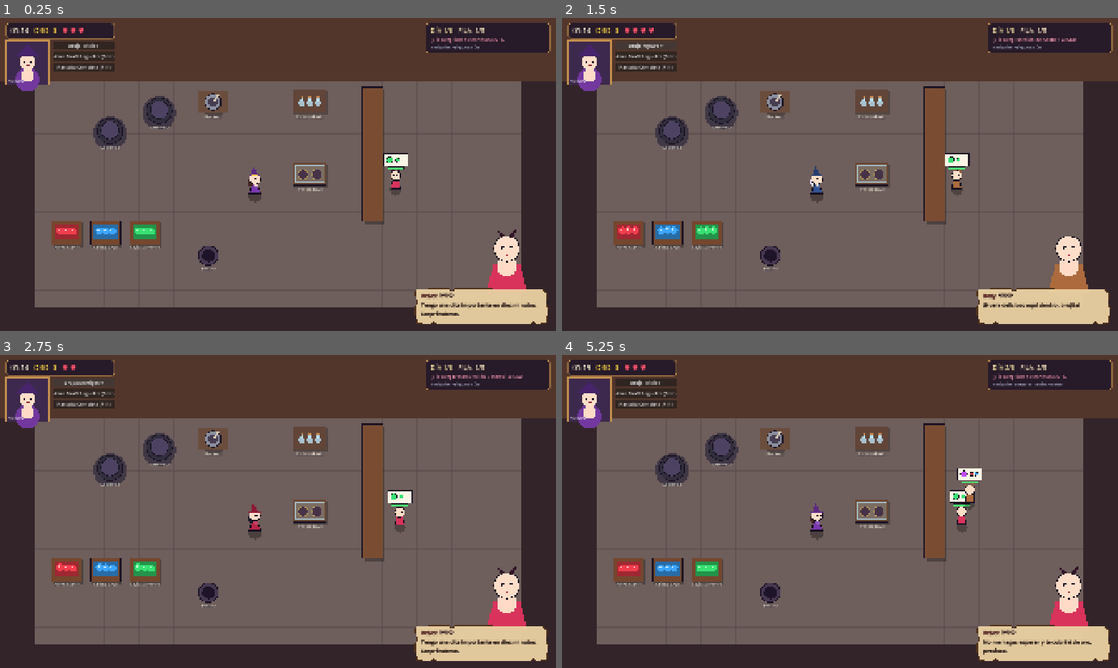
Above: before the commit, frames 1-4 (two rows, left to right).
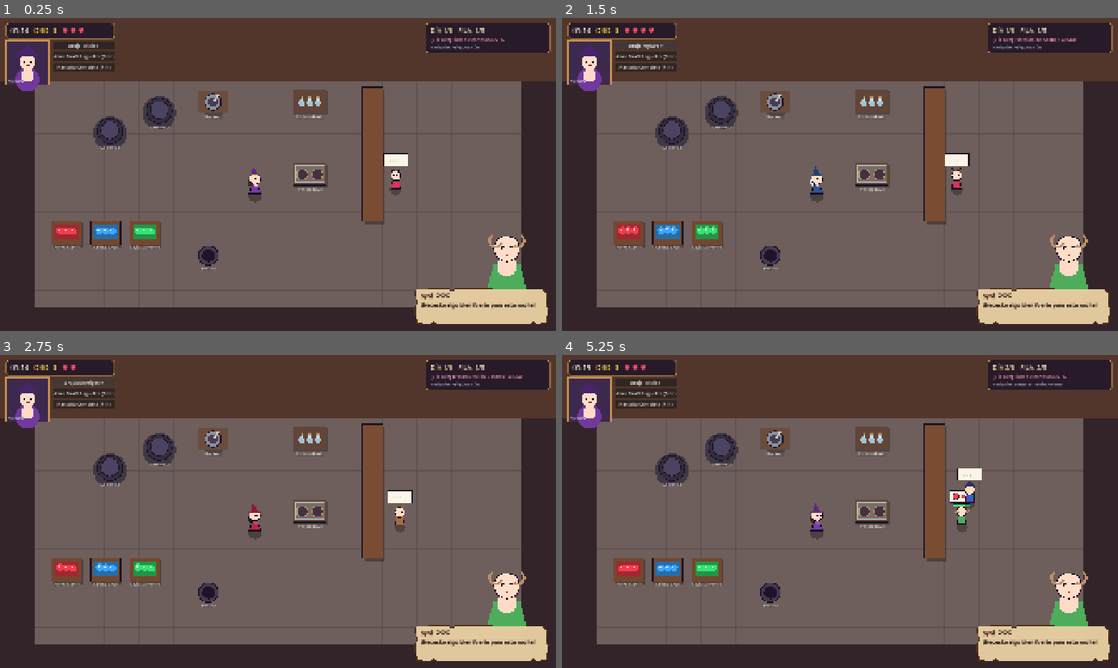
Above: after the commit, the same moments.

Repository: mindcore54/trixie
Game: Godot game, scene res://scenes/main/Main.tscn
Two runs of this game, one before a commit and one after it. Both use one fixed random seed, a clock stepped at 60 frames per second and the inputs below.
Inputs:
- Up to frame 1 (0.25 s): no input
- Up to frame 2 (1.5 s): click "Bruja: Trixie ▾" at 0.5 s; click "Bruja: Lyra ▾" at 1.25 s
- Up to frame 3 (2.75 s): click "Bruja: Nyxara ▾" at 2 s
- Up to frame 4 (5.25 s): click "Bruja: Morrigan ▾" at 2.75 s; click "Abrir Draft Roguelite (Test)" at 3.5 s; click "Pantalla Completa (F11)" at 4.25 s; click "ELEGIR MEJORA" at 5 s

The runs differ from the first frame. In frame 1, 0.9% of the frame differs, in the area x 53-97%, y 44-96%; in frame 2, 0.8%; in frame 3, 0.9%; in frame 4, 0.9%, in the area x 53-97%, y 36-96%.

Commit message:
feat: per-slot Vitrina click interaction and pre-reveal locked customer order decision

Diff:
--- a/scripts/core/CustomerEntity.gd
+++ b/scripts/core/CustomerEntity.gd
@@ -3,6 +3,7 @@
 ## 2.5D semi-chibi customer standing at the service counter queue with order speech bubble & patience.
 
 signal customer_clicked(customer: CustomerEntity)
+signal order_decision_ready(customer: CustomerEntity)
 
 var archetype: CustomerArchetypeData
 var requested_recipe: PotionRecipeData
@@ -14,11 +15,12 @@
 var hovered: bool = false
 var is_served: bool = false
 var tempted_by_display: bool = false
+var order_revealed: bool = false
 
 var _bob_time: float = 0.0
 var _target_pos: Vector2 = Vector2.ZERO
 var _warned_impatient: bool = false
-var _display_check_timer: float = 1.6
+var _decide_timer: float = 0.85
 
 
 func _ready() -> void:
@@ -47,6 +49,8 @@
 	_target_pos = slot_world_pos
 	patience_max = data.base_patience_sec * patience_mult
 	patience_remaining = patience_max
+	order_revealed = false
+	_decide_timer = 0.85
 	position = slot_world_pos + Vector2(180.0, 0.0)
 	var tw: Tween = create_tween()
 	tw.tween_property(self, "position", _target_pos, 0.35).set_ease(Tween.EASE_OUT).set_trans(Tween.TRANS_BACK)
@@ -70,20 +74,11 @@
 	queue_redraw()
 
 
-func tempt_with_recipe(new_recipe: PotionRecipeData) -> void:
+func set_tempted_order(new_recipe: PotionRecipeData) -> void:
 	if new_recipe == null or is_served:
 		return
 	requested_recipe = new_recipe
 	tempted_by_display = true
-	boost_patience(5.0)
-	if archetype != null and not archetype.display_tempted_lines.is_empty():
-		var line: String = archetype.display_tempted_lines[randi() % archetype.display_tempted_lines.size()]
-		EventBus.customer_dialogue_requested.emit(
-			archetype.customer_id,
-			archetype.portrait_happy if archetype.portrait_happy else archetype.portrait_normal,
-			line,
-			false
-		)
 	queue_redraw()
 
 
@@ -104,8 +99,13 @@
 	if EventBus.timers_paused:
 		queue_redraw()
 		return
-	if _display_check_timer > 0.0:
-		_display_check_timer -= delta
+	if not order_revealed:
+		_decide_timer -= delta
+		if _decide_timer <= 0.0:
+			order_revealed = true
+			order_decision_ready.emit(self)
+		queue_redraw()
+		return
 	if patience_frozen_timer > 0.0:
 		patience_frozen_timer -= delta
 	else:
@@ -179,11 +179,14 @@
 	draw_circle(Vector2(-6, -18 + bob), 2.3, Color(0.12, 0.08, 0.14))
 	draw_circle(Vector2(6, -18 + bob), 2.3, Color(0.12, 0.08, 0.14))
 
-	# Order speech bubble above head (especially clear for first 4 slots)
-	if requested_recipe != null and not is_served:
+	# Order speech bubble above head (only shown once she decides after peeking at vitrina)
+	if not is_served:
 		var bub_pos: Vector2 = Vector2(-42, -92 + bob * 0.5)
 		draw_rect(Rect2(bub_pos, Vector2(84, 42)), Color(0.98, 0.96, 0.90))
 		draw_rect(Rect2(bub_pos, Vector2(84, 42)), Color(0.12, 0.09, 0.14), false, 2.5)
+		if not order_revealed or requested_recipe == null:
+			draw_string(ThemeDB.fallback_font, bub_pos + Vector2(20, 27), ". . .", HORIZONTAL_ALIGNMENT_LEFT, -1, 20, Color(0.35, 0.25, 0.20))
+			return
 		# Flask color + raw ingredient dots needed (1 or 2 via mortar)
 		draw_circle(bub_pos + Vector2(22, 21), 11.0, requested_recipe.potion_color)
 		draw_circle(bub_pos + Vector2(22, 21), 11.0, Color(0.1, 0.08, 0.12), false, 2.0)
--- a/scripts/core/KitchenStation.gd
+++ b/scripts/core/KitchenStation.gd
@@ -31,8 +31,10 @@
 @export var accent_color: Color = Color(0.85, 0.32, 0.45)
 
 var hovered: bool = false
+var hovered_slot: int = -1
+var last_clicked_slot: int = 0
 var held_ingredients: Array[StringName] = []
-var stored_potions: Array[String] = []
+var display_slots: Array[String] = ["", ""]
 var cauldron_state: CauldronState = CauldronState.IDLE
 var active_recipe: PotionRecipeData = null
 var brew_elapsed: float = 0.0
@@ -64,6 +66,7 @@
 	)
 	mouse_exited.connect(func() -> void:
 		hovered = false
+		hovered_slot = -1
 		queue_redraw()
 	)
 
@@ -78,12 +81,19 @@
 	if event is InputEventMouseButton:
 		var mb: InputEventMouseButton = event as InputEventMouseButton
 		if mb.button_index == MOUSE_BUTTON_LEFT and mb.pressed:
+			if station_type == StationType.DISPLAY_STAND:
+				last_clicked_slot = 0 if get_local_mouse_position().x < 0.0 else 1
 			get_viewport().set_input_as_handled()
 			station_clicked.emit(self)
 
 
 func _process(delta: float) -> void:
 	_pulse_time += delta
+	if station_type == StationType.DISPLAY_STAND and hovered:
+		var new_slot: int = 0 if get_local_mouse_position().x < 0.0 else 1
+		if new_slot != hovered_slot:
+			hovered_slot = new_slot
+			queue_redraw()
 	if station_type != StationType.CAULDRON:
 		return
 	if EventBus.timers_paused:
@@ -315,62 +325,77 @@
 	_draw_station_caption(display_label, Vector2(0, 56))
 
 
-func can_store_potion() -> bool:
-	return station_type == StationType.DISPLAY_STAND and stored_potions.size() < MAX_DISPLAY_SLOTS
-
-
-func store_potion(bot_item: String) -> bool:
-	if not can_store_potion() or not bot_item.begins_with("bot:"):
-		return false
-	stored_potions.append(bot_item)
+func is_slot_occupied(slot_idx: int) -> bool:
+	if station_type != StationType.DISPLAY_STAND or slot_idx < 0 or slot_idx >= MAX_DISPLAY_SLOTS:
+		return false
+	return display_slots[slot_idx] != ""
+
+
+func store_potion_in_slot(slot_idx: int, bot_item: String) -> bool:
+	if station_type != StationType.DISPLAY_STAND or slot_idx < 0 or slot_idx >= MAX_DISPLAY_SLOTS:
+		return false
+	if display_slots[slot_idx] != "" or not bot_item.begins_with("bot:"):
+		return false
+	display_slots[slot_idx] = bot_item
 	queue_redraw()
 	return true
 
 
+func take_potion_from_slot(slot_idx: int) -> String:
+	if station_type != StationType.DISPLAY_STAND or slot_idx < 0 or slot_idx >= MAX_DISPLAY_SLOTS:
+		return ""
+	var item: String = display_slots[slot_idx]
+	if item != "":
+		display_slots[slot_idx] = ""
+		queue_redraw()
+	return item
+
+
+func get_occupied_slot_count() -> int:
+	var count: int = 0
+	for s: String in display_slots:
+		if s != "":
+			count += 1
+	return count
+
+
+func clear_display_slots() -> void:
+	display_slots = ["", ""]
+	queue_redraw()
+
+
 func get_displayed_recipe_ids() -> Array[StringName]:
 	var ids: Array[StringName] = []
-	for item: String in stored_potions:
+	for item: String in display_slots:
+		if item == "":
+			continue
 		var parts: PackedStringArray = item.split(":")
 		if parts.size() >= 2:
 			ids.append(StringName(parts[1]))
 	return ids
 
 
-func take_displayed_potion_for(wanted_recipes: Array[StringName]) -> String:
-	if stored_potions.is_empty():
-		return ""
-	for w: StringName in wanted_recipes:
-		for i: int in range(stored_potions.size()):
-			var parts: PackedStringArray = stored_potions[i].split(":")
-			if parts.size() >= 2 and StringName(parts[1]) == w:
-				var picked: String = stored_potions[i]
-				stored_potions.remove_at(i)
-				queue_redraw()
-				return picked
-	var fallback: String = stored_potions.pop_back()
-	queue_redraw()
-	return fallback
-
-
 func _draw_display_stand(outline_col: Color, outline_w: float) -> void:
 	draw_rect(Rect2(-56, -36, 120, 82), Color(0, 0, 0, 0.25))
 	draw_rect(Rect2(-58, -40, 116, 78), Color(0.42, 0.28, 0.20))
-	draw_rect(Rect2(-58, -40, 116, 78), outline_col, false, outline_w)
+	draw_rect(Rect2(-58, -40, 116, 78), Color(0.11, 0.08, 0.14) if hovered else outline_col, false, 3.0 if hovered else outline_w)
 	# Glass showcase top
 	draw_rect(Rect2(-50, -32, 100, 58), Color(0.68, 0.88, 0.96, 0.25))
 	draw_rect(Rect2(-50, -32, 100, 58), Color(0.75, 0.92, 1.0, 0.6), false, 1.5)
 	for i: int in range(MAX_DISPLAY_SLOTS):
-		var sx: float = -24.0 + float(i) * 48.0
-		draw_circle(Vector2(sx, 0), 17.0, Color(0.24, 0.16, 0.26, 0.85))
-		draw_circle(Vector2(sx, 0), 17.0, Color(0.86, 0.72, 0.36, 0.7), false, 2.0)
-		if i < stored_potions.size():
-			var parts: PackedStringArray = stored_potions[i].split(":")
+		var sx: float = -26.0 + float(i) * 52.0
+		var is_slot_hovered: bool = hovered and hovered_slot == i
+		var ped_border: Color = Color(1.0, 0.94, 0.45) if is_slot_hovered else Color(0.86, 0.72, 0.36, 0.75)
+		draw_circle(Vector2(sx, 0), 19.0, Color(0.24, 0.16, 0.26, 0.9))
+		draw_circle(Vector2(sx, 0), 19.0, ped_border, false, 3.5 if is_slot_hovered else 2.0)
+		if display_slots[i] != "":
+			var parts: PackedStringArray = display_slots[i].split(":")
 			var rec_id: String = parts[1] if parts.size() > 1 else ""
 			var flask_col: Color = WitchController._recipe_color_hint(rec_id)
-			draw_circle(Vector2(sx, 2), 12.0, flask_col)
-			draw_circle(Vector2(sx, 2), 12.0, Color(0.95, 0.98, 1.0), false, 2.5)
-			draw_rect(Rect2(sx - 4, -15, 8, 6), Color(0.76, 0.52, 0.30))
-	_draw_station_caption("%s (%d/2)" % [display_label, stored_potions.size()], Vector2(0, 56))
+			draw_circle(Vector2(sx, 2), 13.0, flask_col)
+			draw_circle(Vector2(sx, 2), 13.0, Color(0.95, 0.98, 1.0), false, 2.5)
+			draw_rect(Rect2(sx - 4, -16, 8, 6), Color(0.76, 0.52, 0.30))
+	_draw_station_caption("%s (%d/2)" % [display_label, get_occupied_slot_count()], Vector2(0, 56))
 
 
 func _draw_trash(outline_col: Color, outline_w: float) -> void:
--- a/scripts/core/MainGame.gd
+++ b/scripts/core/MainGame.gd
@@ -144,29 +144,41 @@
 		c1.take_ready_potion()
 	var upgrade_ready_ok: bool = raw_blocked_ok
 
-	# Verify Display Stand (2 slots) + customer temptation switch + manual delivery
-	if active_customers.is_empty():
+	# Verify Display Stand per-slot pick/place (2 different potions) + customer pre-reveal decision
+	var display_st: KitchenStation = _find_station(&"display_stand")
+	var display_ok: bool = false
+	if display_st != null:
+		display_st.store_potion_in_slot(0, "bot:elixir_ignis:0:0")
+		display_st.store_potion_in_slot(1, "bot:bruma_lunar:0:0")
+		witch.held_items.clear()
+		witch._interact_with_display_stand(display_st, 0)
+		witch._interact_with_display_stand(display_st, 1)
+		var picked_both_ok: bool = witch.held_items.size() == 2 and witch.held_items[0] == "bot:elixir_ignis:0:0" and witch.held_items[1] == "bot:bruma_lunar:0:0" and display_st.get_occupied_slot_count() == 0
+		witch._interact_with_display_stand(display_st, 1)
+		var placed_in_slot1_ok: bool = display_st.is_slot_occupied(1) and not display_st.is_slot_occupied(0) and witch.held_items.size() == 1
+		# Now spawn a fresh customer while bruma_lunar sits in Vitrina slot 1 and wait for her pre-reveal decision
+		for old_c: CustomerEntity in active_customers:
+			if is_instance_valid(old_c):
+				old_c.queue_free()
+		active_customers.clear()
 		_spawn_customer()
-	var display_st: KitchenStation = _find_station(&"display_stand")
-	var cust_before_tempt: CustomerEntity = active_customers[0] if not active_customers.is_empty() else null
-	var display_ok: bool = false
-	if display_st != null and cust_before_tempt != null:
-		var other_recipe: PotionRecipeData = null
-		for r: PotionRecipeData in recipes_catalog:
-			if r.recipe_id != cust_before_tempt.requested_recipe.recipe_id:
-				other_recipe = r
+		var new_cust: CustomerEntity = active_customers[0] if not active_customers.is_empty() else null
+		var hidden_initially: bool = new_cust != null and not new_cust.order_revealed
+		for _w: int in range(90):
+			await get_tree().process_frame
+			if new_cust != null and new_cust.order_revealed:
 				break
-		if other_recipe != null:
-			display_st.store_potion("bot:%s:0:0" % String(other_recipe.recipe_id))
-			cust_before_tempt._display_check_timer = 0.0
-			_check_display_temptations()
-			var switched: bool = cust_before_tempt.tempted_by_display and cust_before_tempt.requested_recipe.recipe_id == other_recipe.recipe_id
-			witch.held_items.clear()
-			witch._interact_with_display_stand(display_st)
-			var picked_back: bool = witch.held_items.size() == 1 and display_st.stored_potions.is_empty()
-			var gold_before_disp: int = gold
-			witch._try_deliver_to(cust_before_tempt)
-			display_ok = switched and picked_back and gold > gold_before_disp
+		var locked_onto_vitrina: bool = new_cust != null and new_cust.order_revealed and new_cust.tempted_by_display and new_cust.requested_recipe.recipe_id == &"bruma_lunar"
+		# Adding another potion afterwards must NOT change her locked order
+		display_st.store_potion_in_slot(0, "bot:savia_pura:0:0")
+		await get_tree().process_frame
+		var stayed_locked: bool = new_cust != null and new_cust.requested_recipe.recipe_id == &"bruma_lunar"
+		witch.held_items.clear()
+		witch._interact_with_display_stand(display_st, 1)
+		var gold_before_disp: int = gold
+		witch._try_deliver_to(new_cust)
+		display_ok = picked_both_ok and placed_in_slot1_ok and hidden_initially and locked_onto_vitrina and stayed_locked and gold > gold_before_disp
+		display_st.clear_display_slots()
 
 	# Verify timers pause while draft cards are open (animations keep ticking, timers do not)
 	cauldron.add_ingredient(&"red")
@@ -234,7 +246,7 @@
 		st.familiar_protected = false
 		st.has_mortar_bonus = false
 		st.held_ingredients.clear()
-		st.stored_potions.clear()
+		st.clear_display_slots()
 		st.active_recipe = null
 		st.cauldron_state = KitchenStation.CauldronState.IDLE
 		st.queue_redraw()
@@ -298,8 +310,7 @@
 		_spawn_customer()
 		spawn_timer = maxf(7.5, 16.5 - float(day_number - 1) * 1.3)
 
-	# Check customer patience expirations & display stand temptations
-	_check_display_temptations()
+	# Check customer patience expirations
 	var i: int = 0
 	while i < active_customers.size():
 		var cust: CustomerEntity = active_customers[i]
@@ -347,13 +358,47 @@
 	add_child(cust)
 	cust.setup(arch, recipe, slot_idx, _queue_slots[slot_idx])
 	cust.customer_clicked.connect(_on_customer_clicked)
+	cust.order_decision_ready.connect(_on_customer_order_decision_ready)
 	active_customers.append(cust)
 
-	EventBus.customer_arrived.emit(arch.customer_id, slot_idx, recipe.recipe_id)
-	if slot_idx == 0 and not arch.greeting_lines.is_empty():
-		var line: String = arch.greeting_lines[randi() % arch.greeting_lines.size()]
-		EventBus.customer_dialogue_requested.emit(arch.customer_id, arch.portrait_normal, line, false)
-		hud.set_customer_affinity(arch.customer_id, int(customer_affinity.get(arch.customer_id, 0)))
+
+func _on_customer_order_decision_ready(cust: CustomerEntity) -> void:
+	if not is_instance_valid(cust) or cust.is_served or cust.archetype == null:
+		return
+
+	var display_st: KitchenStation = _find_station(&"display_stand")
+	if display_st != null:
+		var available: Dictionary = {}
+		for rec_id: StringName in display_st.get_displayed_recipe_ids():
+			available[rec_id] = int(available.get(rec_id, 0)) + 1
+		for other: CustomerEntity in active_customers:
+			if other != cust and is_instance_valid(other) and not other.is_served and other.order_revealed and other.requested_recipe != null:
+				var r_id: StringName = other.requested_recipe.recipe_id
+				if int(available.get(r_id, 0)) > 0:
+					available[r_id] = int(available[r_id]) - 1
+		for rec_id: StringName in available.keys():
+			if int(available[rec_id]) > 0:
+				var disp_rec: PotionRecipeData = GameCatalog.find_recipe_by_id(rec_id, recipes_catalog)
+				if disp_rec != null:
+					cust.set_tempted_order(disp_rec)
+					_spawn_popup(cust.global_position + Vector2(-35, -108), "¡Quiere la de vitrina!", Color(1.0, 0.86, 0.30))
+					EventBus.customer_arrived.emit(cust.archetype.customer_id, cust.queue_slot, disp_rec.recipe_id)
+					if not cust.archetype.display_tempted_lines.is_empty():
+						var t_line: String = cust.archetype.display_tempted_lines[randi() % cust.archetype.display_tempted_lines.size()]
+						EventBus.customer_dialogue_requested.emit(
+							cust.archetype.customer_id,
+							cust.archetype.portrait_happy if cust.archetype.portrait_happy else cust.archetype.portrait_normal,
+							t_line,
+							false
+						)
+						hud.set_customer_affinity(cust.archetype.customer_id, int(customer_affinity.get(cust.archetype.customer_id, 0)))
+					return
+
+	EventBus.customer_arrived.emit(cust.archetype.customer_id, cust.queue_slot, cust.requested_recipe.recipe_id)
+	if cust.queue_slot == 0 and not cust.archetype.greeting_lines.is_empty():
+		var line: String = cust.archetype.greeting_lines[randi() % cust.archetype.greeting_lines.size()]
+		EventBus.customer_dialogue_requested.emit(cust.archetype.customer_id, cust.archetype.portrait_normal, line, false)
+		hud.set_customer_affinity(cust.archetype.customer_id, int(customer_affinity.get(cust.archetype.customer_id, 0)))
 
 
 func _on_customer_clicked(cust: CustomerEntity) -> void:
@@ -562,37 +607,9 @@
 func _get_wanted_recipes() -> Array[StringName]:
 	var list: Array[StringName] = []
 	for cust: CustomerEntity in active_customers:
-		if is_instance_valid(cust) and not cust.is_served and cust.requested_recipe != null:
+		if is_instance_valid(cust) and not cust.is_served and cust.order_revealed and cust.requested_recipe != null:
 			list.append(cust.requested_recipe.recipe_id)
 	return list
-
-
-func _check_display_temptations() -> void:
-	var display_st: KitchenStation = _find_station(&"display_stand")
-	if display_st == null or display_st.stored_potions.is_empty():
-		return
-
-	var available: Dictionary = {}
-	for rec_id: StringName in display_st.get_displayed_recipe_ids():
-		available[rec_id] = int(available.get(rec_id, 0)) + 1
-
-	for cust: CustomerEntity in active_customers:
-		if is_instance_valid(cust) and not cust.is_served and cust.requested_recipe != null:
-			var r_id: StringName = cust.requested_recipe.recipe_id
-			if int(available.get(r_id, 0)) > 0:
-				available[r_id] = int(available[r_id]) - 1
-
-	for cust: CustomerEntity in active_customers:
-		if not is_instance_valid(cust) or cust.is_served or cust.tempted_by_display or cust._display_check_timer > 0.0:
-			continue
-		for rec_id: StringName in available.keys():
-			if int(available[rec_id]) > 0:
-				var rec: PotionRecipeData = GameCatalog.find_recipe_by_id(rec_id, recipes_catalog)
-				if rec != null:
-					available[rec_id] = int(available[rec_id]) - 1
-					cust.tempt_with_recipe(rec)
-					_spawn_popup(cust.global_position + Vector2(-35, -108), "¡Antojo de vitrina!", Color(1.0, 0.86, 0.30))
-					break
 
 
 func _add_station(st_id: StringName, st_type: KitchenStation.StationType, ing: StringName, label_txt: String, pos: Vector2, c_idx: int, col: Color) -> void:
--- a/scripts/core/WitchController.gd
+++ b/scripts/core/WitchController.gd
@@ -108,6 +108,7 @@
 		"target": station,
 		"pos": dest,
 		"id": station.station_id,
+		"slot": station.last_clicked_slot,
 	})
 
 
@@ -299,7 +300,8 @@
 				_current_task.clear()
 
 		KitchenStation.StationType.DISPLAY_STAND:
-			_interact_with_display_stand(st)
+			var slot_idx: int = clampi(int(task.get("slot", 0)), 0, KitchenStation.MAX_DISPLAY_SLOTS - 1)
+			_interact_with_display_stand(st, slot_idx)
 			_current_task.clear()
 
 		KitchenStation.StationType.TRASH:
@@ -480,38 +482,39 @@
 	return out
 
 
-func _interact_with_display_stand(st: KitchenStation) -> void:
-	var bot_idx: int = -1
-	for i: int in range(held_items.size()):
-		if held_items[i].begins_with("bot:"):
-			bot_idx = i
-			break
-
-	if bot_idx != -1 and st.can_store_potion():
-		var item_str: String = held_items[bot_idx]
-		if st.store_potion(item_str):
-			held_items.remove_at(bot_idx)
-			_do_squash(Vector2(1.15, 0.86))
-			popup_requested.emit(st.global_position + Vector2(0, -52), "¡En vitrina!", Color(0.55, 0.95, 1.0))
-			_emit_step(st.station_id)
-			return
-
-	if not st.stored_potions.is_empty() and held_items.size() < get_max_carry():
-		var wanted: Array[StringName] = []
-		if wanted_recipes_getter.is_valid():
-			wanted = wanted_recipes_getter.call() as Array[StringName]
-		var picked: String = st.take_displayed_potion_for(wanted)
+func _interact_with_display_stand(st: KitchenStation, slot_idx: int = 0) -> void:
+	var target_slot: int = clampi(slot_idx, 0, KitchenStation.MAX_DISPLAY_SLOTS - 1)
+	if st.is_slot_occupied(target_slot):
+		if held_items.size() >= get_max_carry():
+			popup_requested.emit(st.global_position + Vector2(0, -52), "¡Manos llenas!", Color(1.0, 0.7, 0.25))
+			return
+		var picked: String = st.take_potion_from_slot(target_slot)
 		if picked != "":
 			held_items.append(picked)
 			_do_squash(Vector2(1.18, 0.84))
 			popup_requested.emit(st.global_position + Vector2(0, -52), "¡Tomado de vitrina!", Color(1.0, 0.88, 0.35))
 			_emit_step(st.station_id)
+		return
+
+	var bot_idx: int = -1
+	for i: int in range(held_items.size() - 1, -1, -1):
+		if held_items[i].begins_with("bot:"):
+			bot_idx = i
+			break
+
+	if bot_idx != -1:
+		var item_str: String = held_items[bot_idx]
+		if st.store_potion_in_slot(target_slot, item_str):
+			held_items.remove_at(bot_idx)
+			_do_squash(Vector2(1.15, 0.86))
+			popup_requested.emit(st.global_position + Vector2(0, -52), "¡En vitrina!", Color(0.55, 0.95, 1.0))
+			_emit_step(st.station_id)
 			return
 
 	if _has_unsealed_potion():
 		popup_requested.emit(st.global_position + Vector2(0, -52), "¡Embotella antes de exponer!", Color(0.55, 0.92, 1.0))
-	elif st.stored_potions.size() >= KitchenStation.MAX_DISPLAY_SLOTS:
-		popup_requested.emit(st.global_position + Vector2(0, -52), "¡Vitrina llena (2/2)!", Color(1.0, 0.72, 0.25))
+	else:
+		popup_requested.emit(st.global_position + Vector2(0, -52), "Espacio vacío", Color(0.85, 0.85, 0.95))
 
 
 func _has_any_ingredient() -> bool:
Not shown, changed: GDD.md
Not shown, changed: roadmap.md
